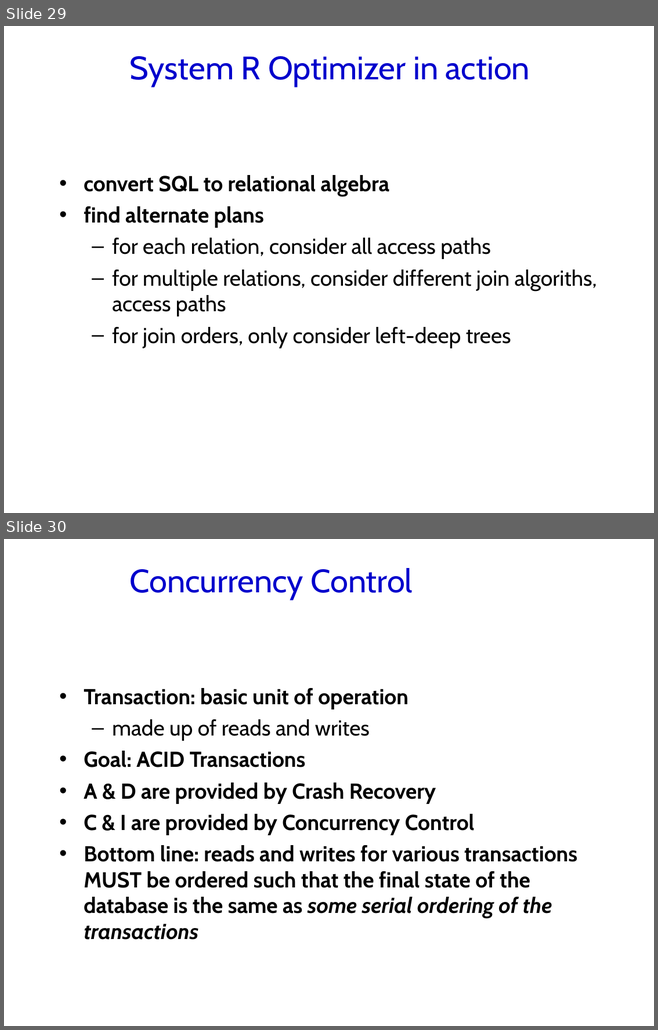
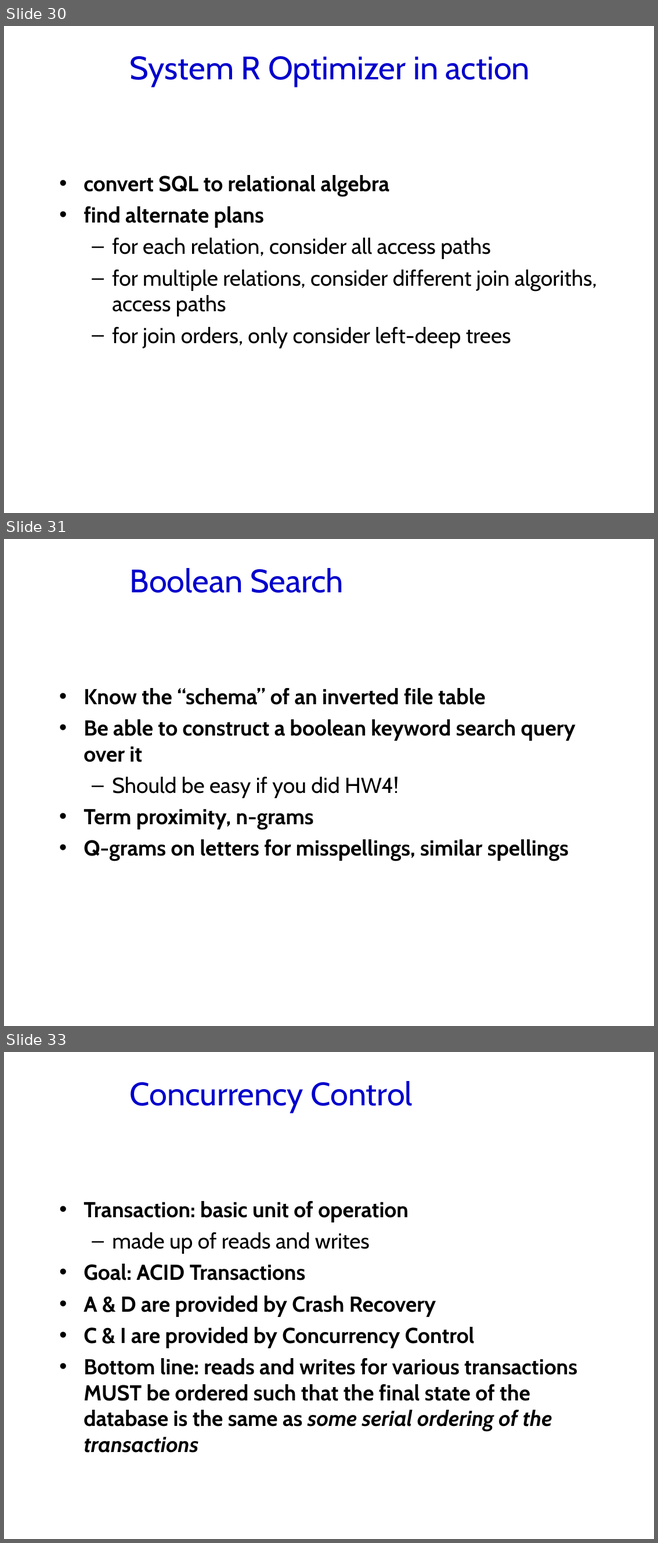
Before and after one commit to jhellerstein/cs186-09, a slide deck: lecs/21-final_review.ppt. Shown one above the other, each under a label of ours: slides 29 and 30 before the commit, slides 30, 31 and 33 after it; the slides between them are not shown. The pictures are 658x1030 and 658x1543 pixels, drawn with LibreOffice and Linux fonts; fonts in the diff are those of the drawing; background and template pictures are left out. Boxes give left, top, right and bottom in pixels: in the first picture for what was removed or moved away, otherwise in the second. Text is boxed around its words. In the diff, an @@ line names an element or a change of style, - is before the commit and + after.

```diff
--- a/lecs/21-final_review.ppt
+++ b/lecs/21-final_review.ppt
@@ slide 31 added at (4,539,654,1026), background #FFFFFF @@
@@ title added at (130,568,343,593), 36 pt, text #0000CC @@
+Boolean Search
@@ text added at (83,688,575,861), 24 pt, text #000000, bold @@
+• Know the “schema” of an inverted file table
+• Be able to construct a boolean keyword search query over it
+  – Should be easy if you did HW4!
+• Term proximity, n-grams
+• Q-grams on letters for misspellings, similar spellings
@@ what was slide 29 is now slide 30 @@
@@ what was slide 30 is now slide 33 @@
```
Also in this commit, not shown: 2 other slides added, 1 other file.
